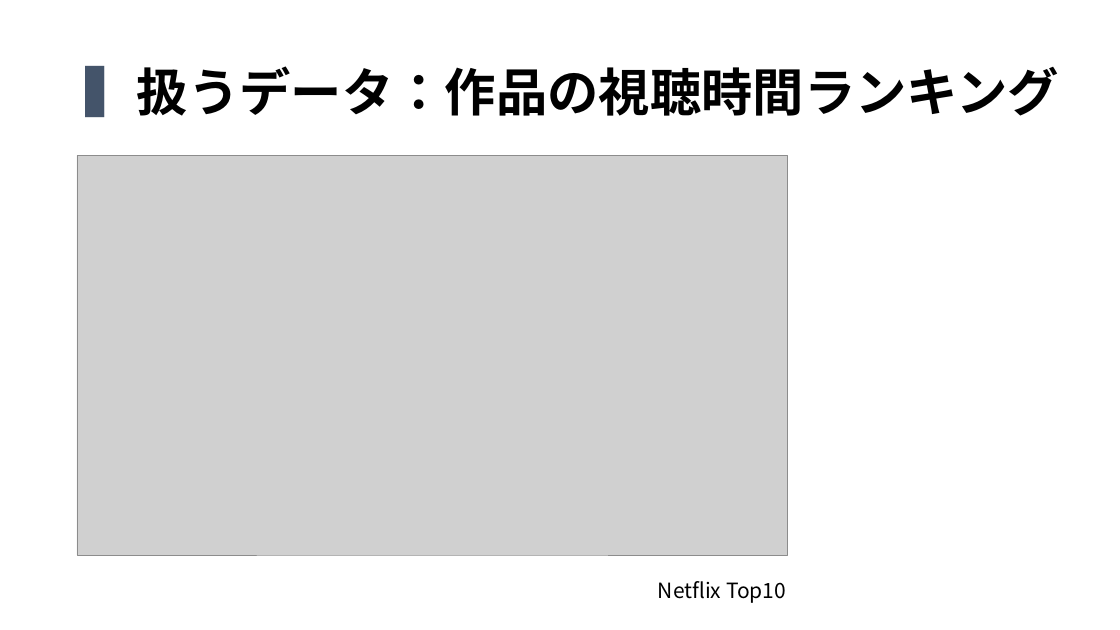
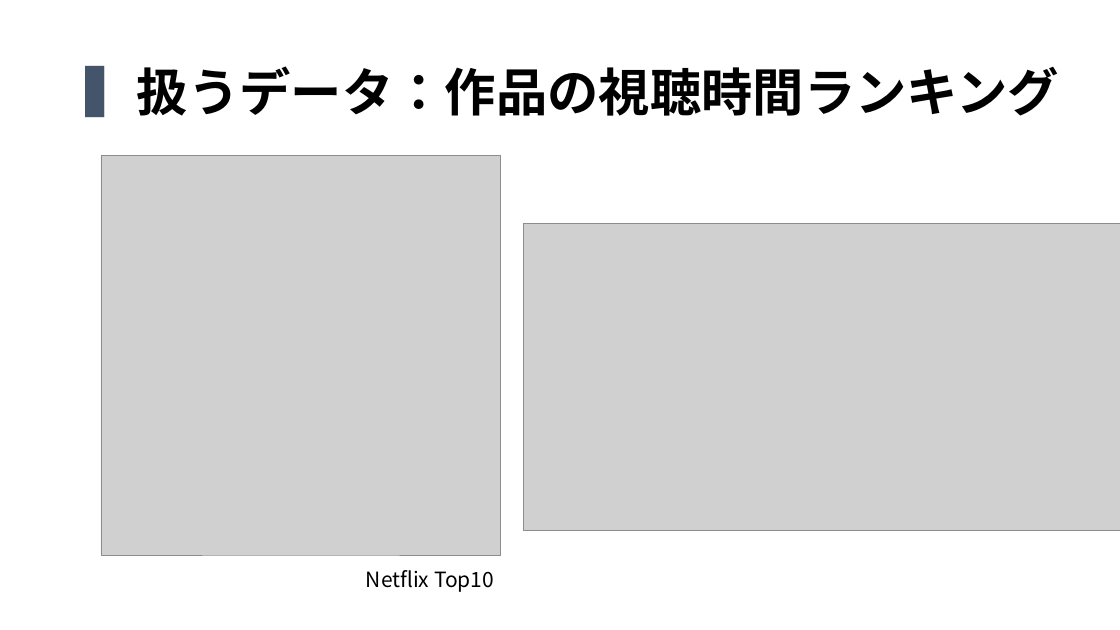
Before and after one commit to QuillshWammy/Netflix_Analysis, a slide deck: slide 6 of Document/中間発表.pptx. Drawn at 1120x630 pixels with LibreOffice and Linux fonts; fonts in the diff are those of the drawing; grey boxes stand for pictures. Boxes give left, top, right and bottom in pixels: in the first picture for what was removed or moved away, otherwise in the second. Text is boxed around its words. In the diff, an @@ line names an element or a change of style, - is before the commit and + after.

```diff
--- a/Document/中間発表.pptx
+++ b/Document/中間発表.pptx
@@ picture: place and size @@
-picture at [77, 155, 788, 555]
+picture at [101, 155, 501, 555]
@@ picture added at [523, 223, 1120, 531] @@
@@ text "Netflix Top10": place and size @@
-text "Netflix Top10" at [658, 581, 786, 603]
+text "Netflix Top10" at [366, 570, 494, 592]
```
Also in this commit, not shown: 3 other files.
